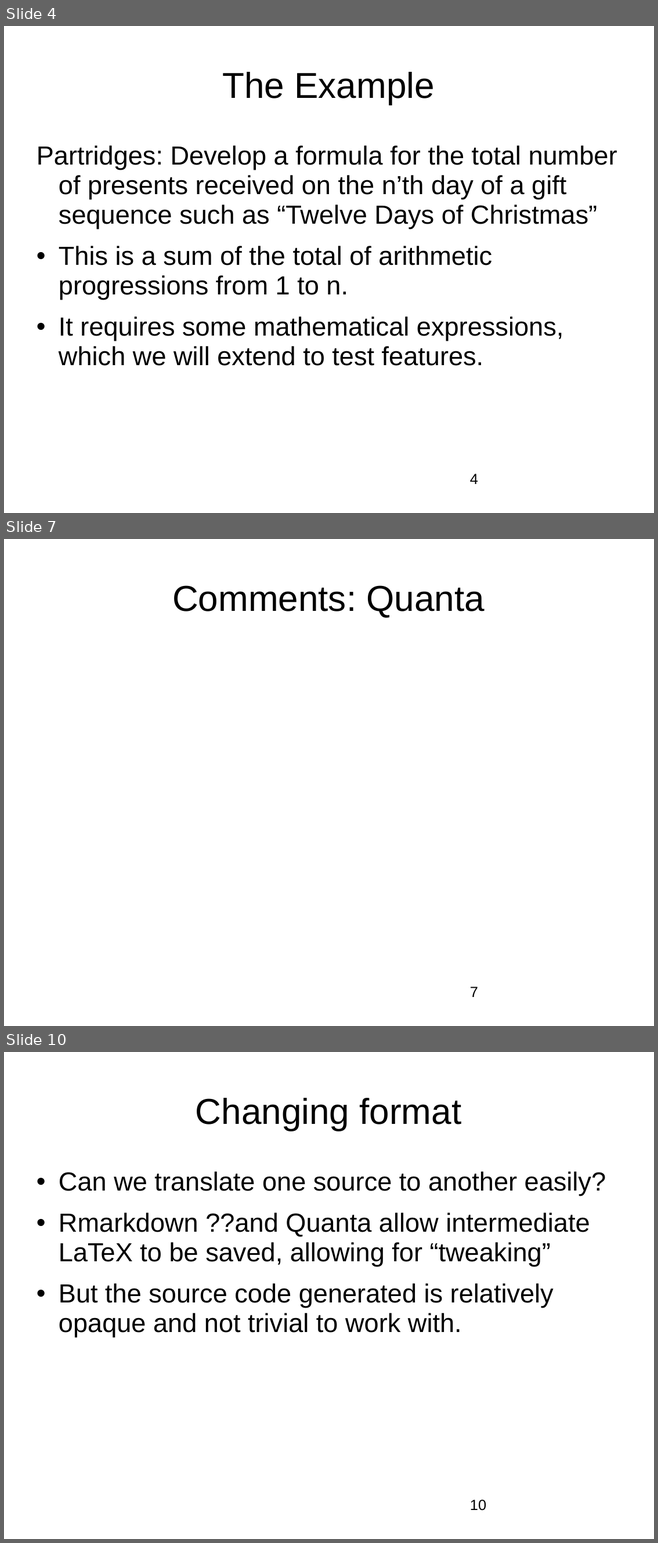
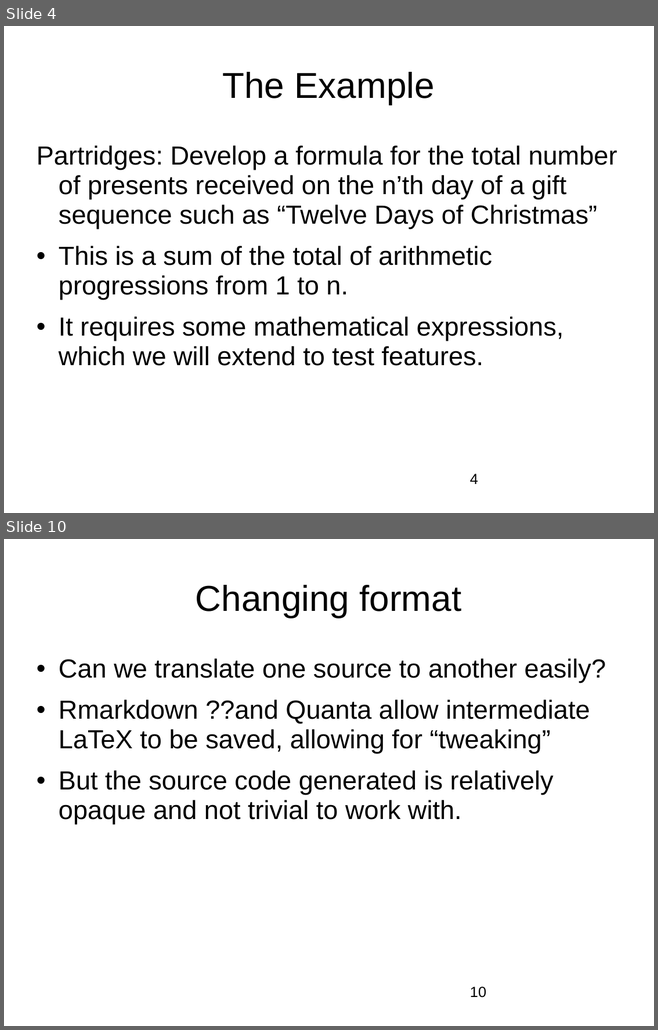
Before and after one commit to nashjc/Partridges, a slide deck: LinuxOttawa20260108.odp. Shown one above the other, each under a label of ours: slides 4, 7 and 10 before the commit, slides 4 and 10 after it; the slides between them are not shown. The pictures are 658x1543 and 658x1030 pixels, drawn with LibreOffice and Linux fonts; fonts in the diff are those of the drawing; background and template pictures are left out. Boxes give left, top, right and bottom in pixels: in the first picture for what was removed or moved away, otherwise in the second. Text is boxed around its words. In the diff, an @@ line names an element or a change of style, - is before the commit and + after.

```diff
--- a/LinuxOttawa20260108.odp
+++ b/LinuxOttawa20260108.odp
@@ slide 7 removed at [4, 539, 654, 1026], background picture (left out) @@
@@ title removed at [172, 585, 484, 617] @@
-Comments: Quanta
@@ page number removed at [470, 987, 478, 997] @@
-7
```
Also in this commit, not shown: 4 slides changed, 4 slides added, 2 other slides removed.
